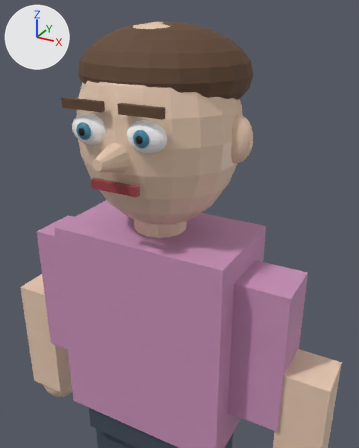
The glTF model game/assets/models/generated_humanoids/hr_01.glb: old version first, new version second.
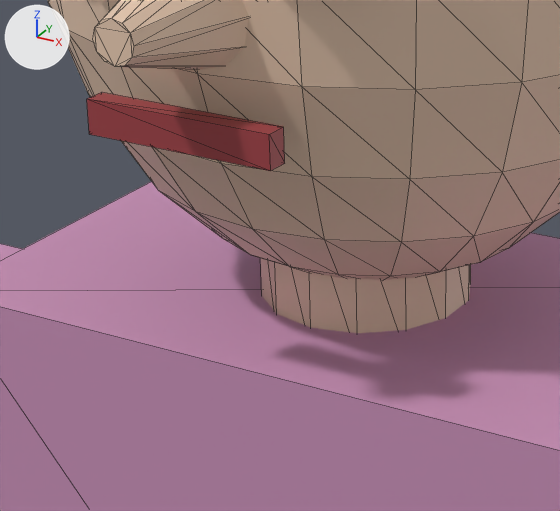
Old and new are each drawn from a 50 mm camera at (0.72, -1.189, 3.008) aimed at (0.161, -0.174, 2.5) and again close up on the part from 19% to 58% of the width and 35% to 63% of the height. The axes (+X, +Y, +Z) are drawn at upper left. The lights are the same throughout. The older version's two pictures come first. The close-ups show mesh edges as thin lines. Vertices at exactly the same position are counted once.

In view in the first close-up: 'Head', 'Mouth', 'Neck', 'Nose', 'Torso' and 1 more.
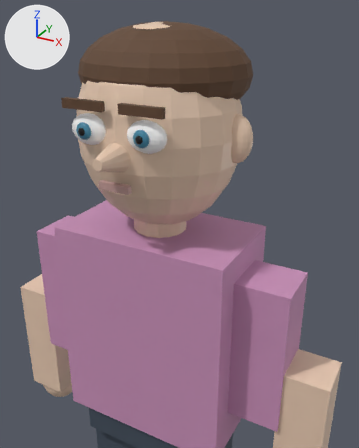
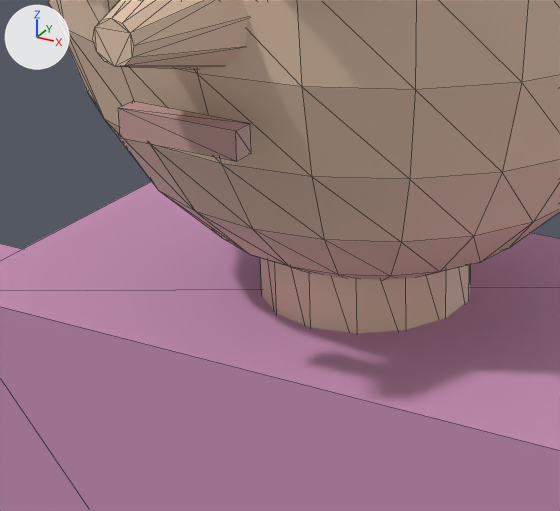
Location of each change, (x1, y1, x2, y2) in pixels of the close-ups (560 x 511 px):
```json
{"object": "Mouth", "change": "recoloured, rescaled", "before": [87, 92, 285, 171], "after": [118, 101, 251, 161], "on screen": "lighter, 33% narrower, 24% shorter"}
```

Scene script edits in JSON lines:
```json
{"op": "set", "path": "mat_mouth_019.base_color", "old": "(0.35, 0.05, 0.06)", "new": "(0.55, 0.33, 0.31)", "note": "red #a03f45 -> pink #c49b97"}
{"block": "me_cube_315", "where": "# used by ob_mouth; location = (0.0, 0.0, 0.9)"}
{"op": "remove", "block": "me_cube_315", "code": "me_cube_315.from_pydata(...)  # 8 vertices, 12 faces; spans x -0.07..0.07, y -0.228..-0.212, z 1.673..1.697"}
{"op": "add", "block": "me_cube_315", "code": "me_cube_315.from_pydata(...)  # 8 vertices, 12 faces; spans x -0.045..0.045, y -0.228..-0.212, z 1.675..1.695"}
{"block": "me_cube_315", "change": "me_cube_315 part 1: the whole mesh is scaled about its middle by (0.643, 1, 0.833)"}
```
